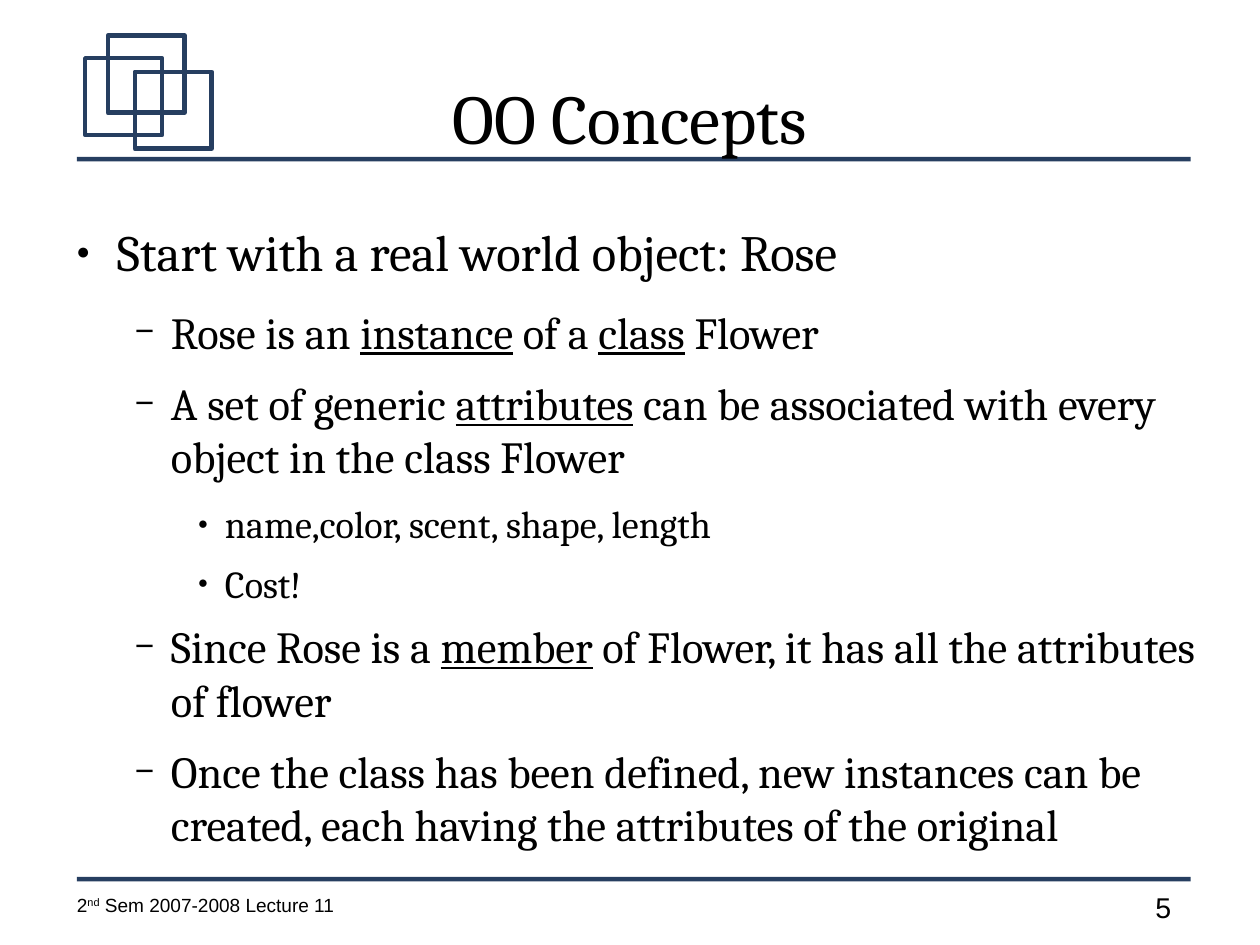
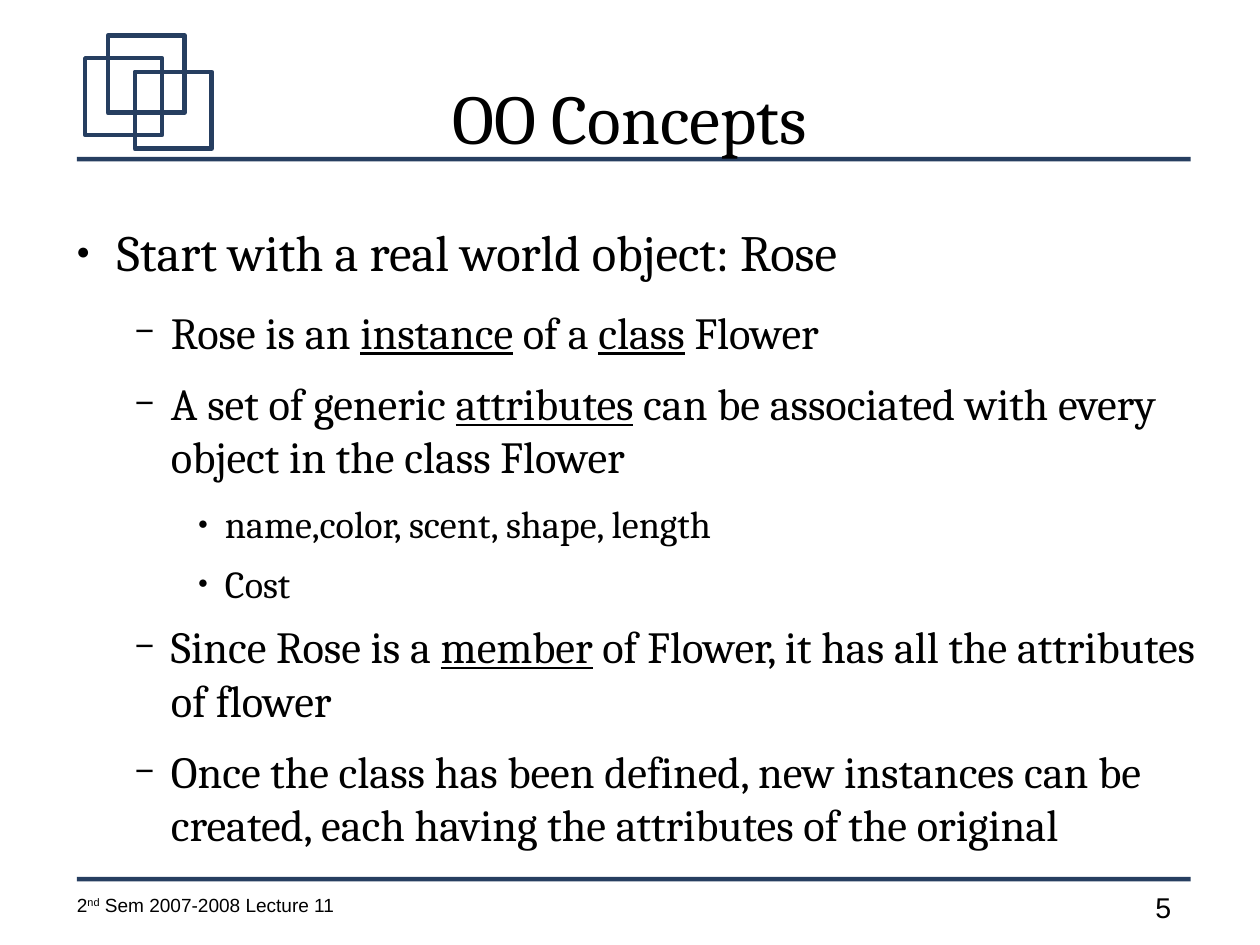
Before and after one commit to jachermocilla/jach-homepage, a slide deck: slide 5 of CMSC128-2nd-Sem-2007-L11.odp. Drawn at 1260x945 pixels with LibreOffice and Linux fonts; fonts in the diff are those of the drawing. Boxes give left, top, right and bottom in pixels: in the first picture for what was removed or moved away, otherwise in the second. Text is boxed around its words. In the diff, an @@ line names an element or a change of style, - is before the commit and + after.

```diff
--- a/CMSC128-2nd-Sem-2007-L11.odp
+++ b/CMSC128-2nd-Sem-2007-L11.odp
@@ text at (225, 572, 290, 599): text changed @@
-    ● Cost!
+    ● Cost
```
Also in this commit, not shown: 8 other slides changed, 1 slide added, 1 slide removed.
